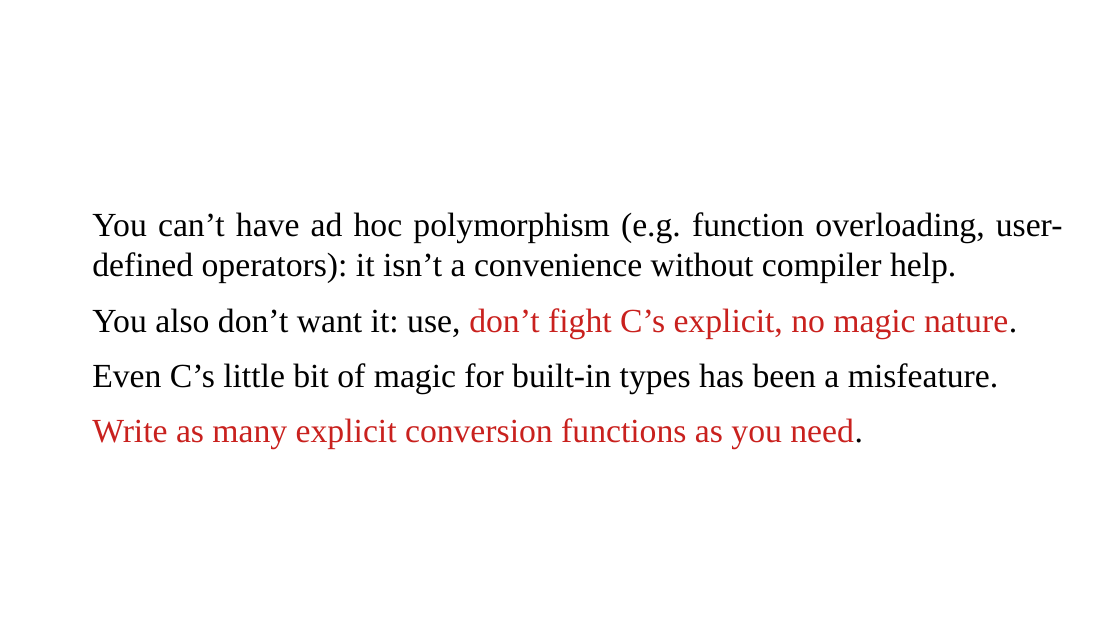
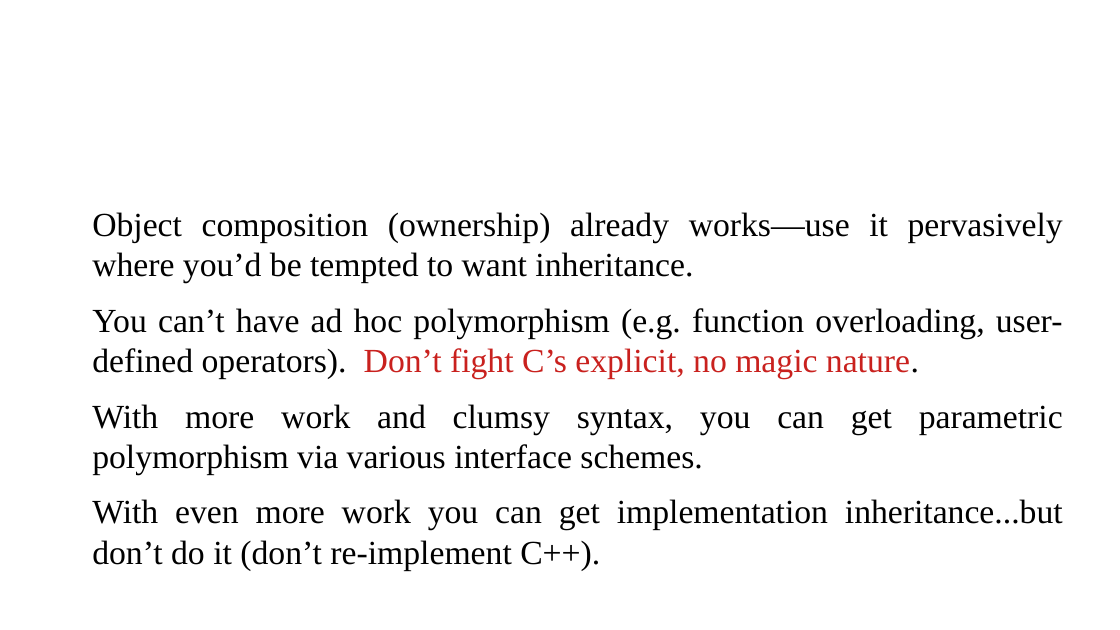
Before and after one commit to dllaurence/youngmanandc, a slide deck: slide 29 of 2020-youngmanandthec-scale.odp (slide 31 before the commit). Drawn at 1120x630 pixels with LibreOffice and Linux fonts; fonts in the diff are those of the drawing; background and template pictures are left out. Boxes give left, top, right and bottom in pixels: in the first picture for what was removed or moved away, otherwise in the second. Text is boxed around its words. In the diff, an @@ line names an element or a change of style, - is before the commit and + after.

Commit message:
Update slides

```diff
--- a/2020-youngmanandthec-scale.odp
+++ b/2020-youngmanandthec-scale.odp
@@ text at bbox=[92, 212, 1063, 570]: text changed @@
-● You can’t have ad hoc polymorphism (e.g. function overloading, user-defined operators): it isn’t a convenience without compiler help.
-● You also don’t want it: use, don’t fight C’s explicit, no magic nature.
-● Even C’s little bit of magic for built-in types has been a misfeature.
-● Write as many explicit conversion functions as you need.
+● Object composition (ownership) already works—use it pervasively where you’d be tempted to want inheritance.
+● You can’t have ad hoc polymorphism (e.g. function overloading, user-defined operators). Don’t fight C’s explicit, no magic nature.
+● With more work and clumsy syntax, you can get parametric polymorphism via various interface schemes.
+● With even more work you can get implementation inheritance...but don’t do it (don’t re-implement C++).
```
Also in this commit, not shown: 17 other slides changed, 7 slides removed.
